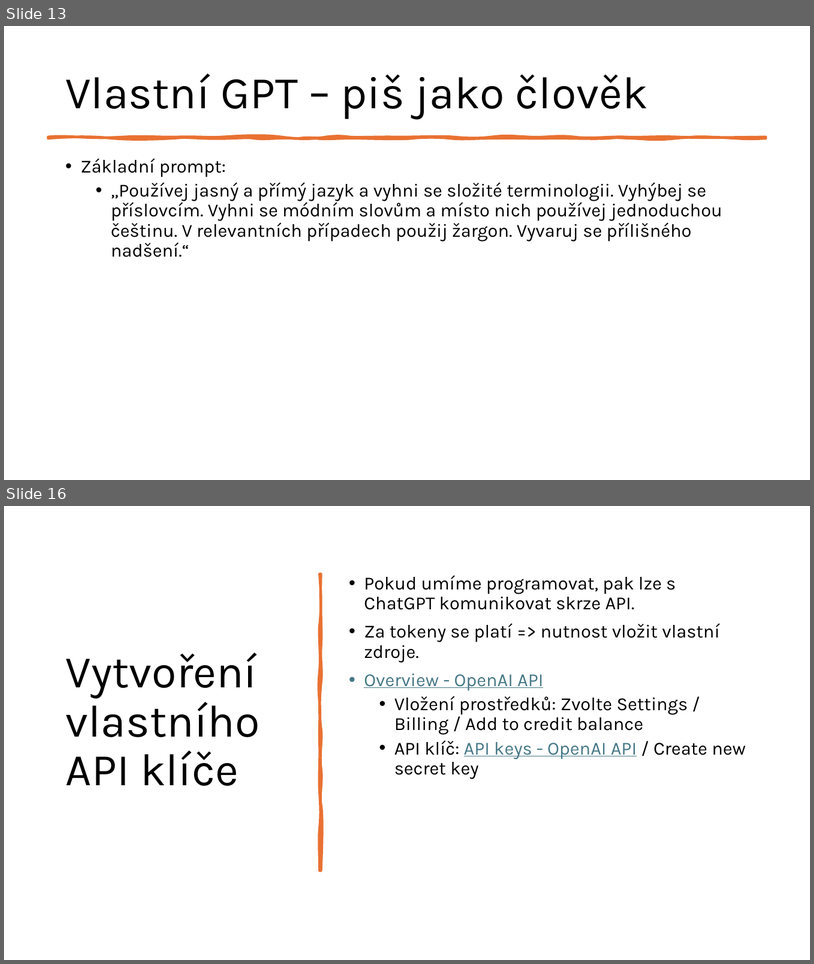
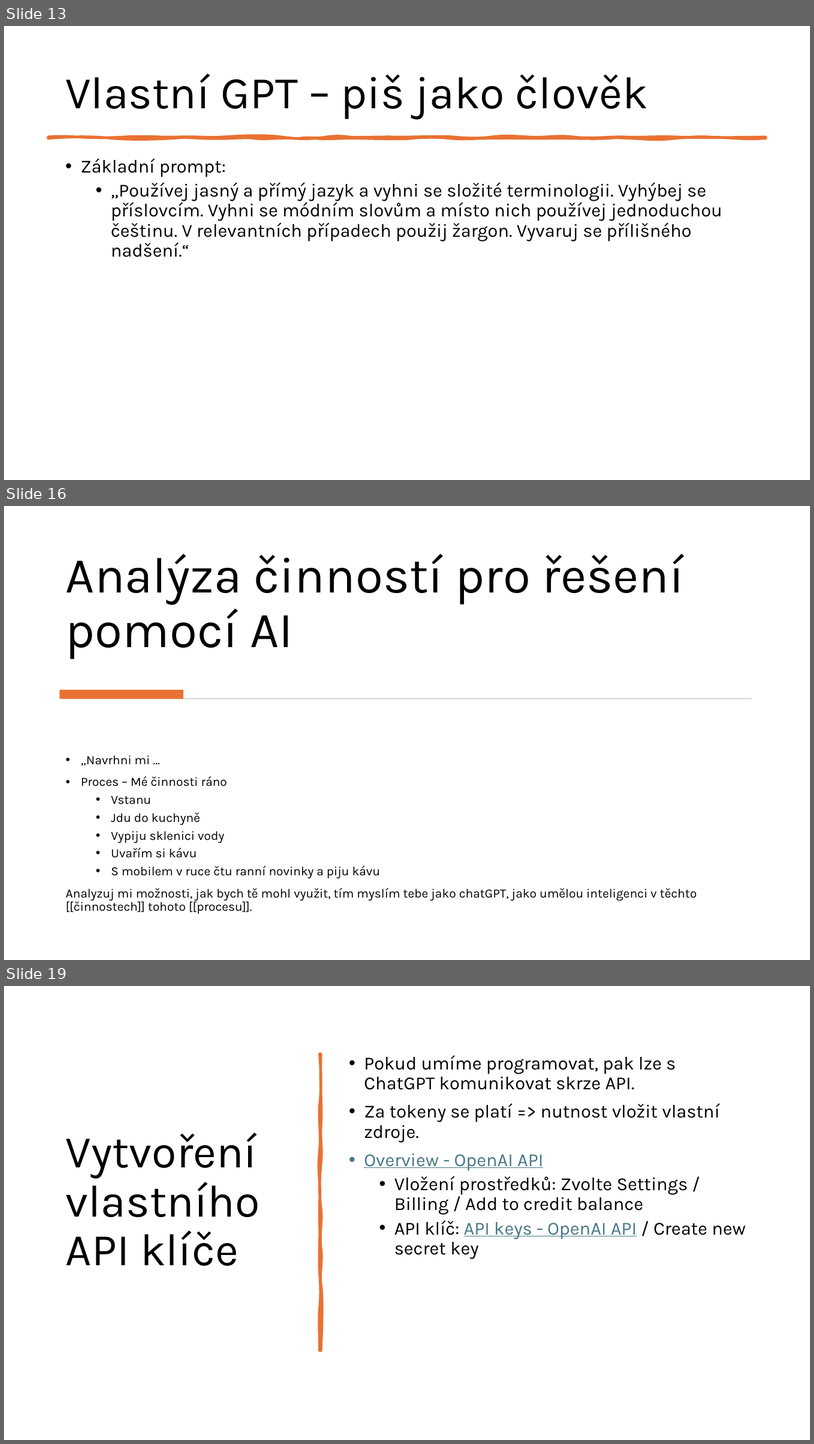
Before and after one commit to mvasinek/AI-ChainCamp, a slide deck: advanced/Technické dovednosti v AI.pptx. Shown one above the other, each under a label of ours: slides 13 and 16 before the commit, slides 13, 16 and 19 after it; the slides between them are not shown. The pictures are 814x964 and 814x1444 pixels, drawn with LibreOffice and Linux fonts; fonts in the diff are those of the drawing. Boxes give left, top, right and bottom in pixels: in the first picture for what was removed or moved away, otherwise in the second. Text is boxed around its words. In the diff, an @@ line names an element or a change of style, - is before the commit and + after.

```diff
--- a/advanced/Technické dovednosti v AI.pptx
+++ b/advanced/Technické dovednosti v AI.pptx
@@ slide 16 added at (x1=4, y1=506, x2=810, y2=960), background #FFFFFF @@
@@ title added at (x1=66, y1=553, x2=684, y2=659), 60 pt, text #000000 @@
+Analýza činností pro řešení pomocí AI
@@ rectangle added at (x1=60, y1=690, x2=183, y2=699), fill #E97132 @@
@@ rectangle added at (x1=62, y1=698, x2=753, y2=699), fill #D5D5D5 @@
@@ text added at (x1=66, y1=755, x2=698, y2=913), 15 pt, text #000000 @@
+• „Navrhni mi …
+• Proces – Mé činnosti ráno
+  • Vstanu
+  • Jdu do kuchyně
+  • Vypiju sklenici vody
+  • Uvařím si kávu
+  • S mobilem v ruce čtu ranní novinky a piju kávu
+Analyzuj mi možnosti, jak bych tě mohl využit, tím myslím tebe jako chatGPT, jako umělou inteligenci v těchto [[činnostech]] tohoto [[procesu]].
@@ what was slide 16 is now slide 19 @@
```
Also in this commit, not shown: 4 slides changed, 2 other slides added, 2 other files.
